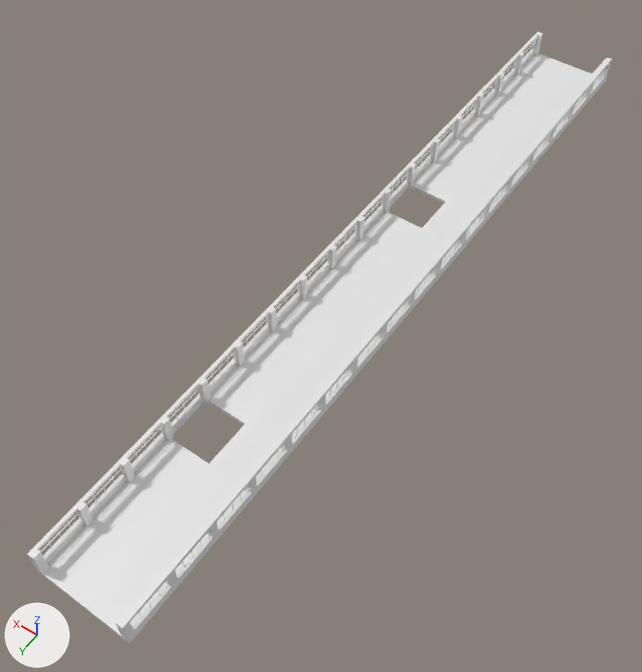
The OBJ model models/koyo/3dMap_north_3F.obj: old version first, new version second.
Both versions are drawn from a 50 mm lens placed at (-50.6, 48.2, 80.9), pointed at (-16.8, 0.8, 6.4). Lighting does not change. The marker at lower left points along +X, +Y and +Z. Where no turn or scale is listed for an object, it has been applied to the vertices.

The first picture shows 'floor_S_3F_Cube.013', 'overWindow_S_3F-2_立方体.104', 'overWindow_S_3F_立方体.100', 'pillar_S_3F_立方体.101', 'underWindow_S_3F-2_立方体.103', 'underWindow_S_3F_立方体.102', 'window_S_3F_立方体.097'.
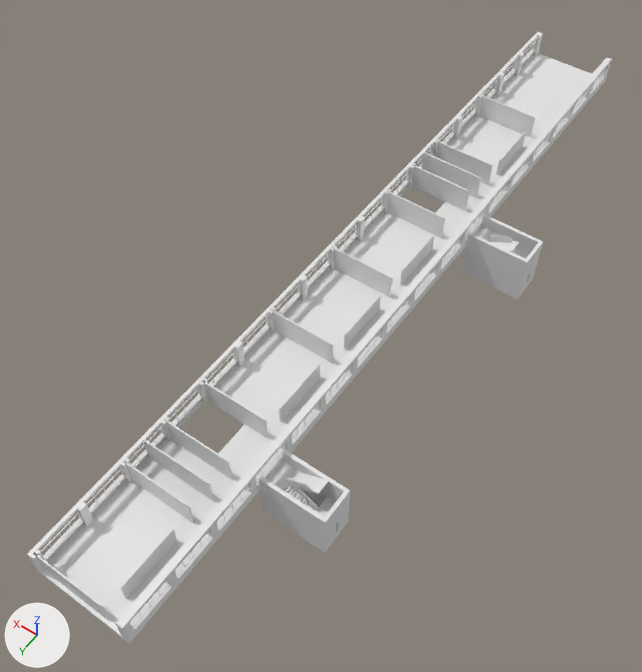
Changed parts and their boxes (x1, y1, x2, y2) in the pictures (642 x 672 px):
'Str_W_S_3F_立方体.065', added: after (259, 215, 543, 553)
'Str_S_3F_立方体.028', added: after (267, 226, 521, 517)
'wall_2C~2B.001_立方体.115', added: after (332, 246, 393, 297)
'wall_2B~Str3F2.001_立方体.114', added: after (387, 191, 445, 238)
'wall_Str3F2~W3F2.001_立方体.127', added: after (412, 165, 470, 211)
'wall_2D~2C.001_立方体.117', added: after (271, 309, 333, 363)
'wall_2A~Out.001_立方体.107', added: after (479, 95, 535, 137)
'wall_Str3F1~2D.001_立方体.126', added: after (202, 380, 268, 438)
'wall_W3F2~Home.001_立方体.130', added: after (422, 152, 481, 198)
'wall_Lang1~W3F1.001_立方体.124', added: after (144, 439, 213, 500)
'wall_W3F1~Str3F1.001_立方体.129', added: after (165, 420, 232, 479)
'wall_Home~2A.001_立方体.120', added: after (436, 140, 493, 185)
'wall_JpHis~JpHis.001_立方体.121', added: after (120, 528, 177, 598)
'wall_JpHis~Lang1.001_立方体.122', added: after (125, 461, 194, 523)
'wall_Out~JpHis.001_立方体.125', added: after (34, 552, 109, 620)
'wall_2D~2D.001_立方体.119', added: after (279, 363, 320, 422)
'wall_2C~2C.001_立方体.116', added: after (343, 295, 381, 349)
'wall_2B~2B.001_立方体.112', added: after (400, 234, 434, 284)
'wall_2A~2A.001_立方体.106', added: after (496, 131, 526, 175)

The change, as a list of edits to the scene's bpy script:
```text
Add me_wall_jphis_lang1_001_立方体_122:
    me_wall_jphis_lang1_001_立方体_122.from_pydata([(-21.38, 26.32, 10.12), (-21.38, 26.33, 13.12), (-13.88, 26.32, 10.12), (-13.88, 26.33, 13.12), (-21.38, 26.18, 10.12), (-21.38, 26.18, 13.12), (-13.88, 26.18, 10.12), (-13.88, 26.18, 13.12)], [], [(0, 1, 3, 2), (2, 3, 7, 6), (6, 7, 5, 4), (4, 5, 1, 0), (2, 6, 4, 0), (7, 3, 1, 5)])
Add me_wall_home_2a_001_立方体_120:
    me_wall_home_2a_001_立方体_120.from_pydata([(-21.38, -26.18, 10.13), (-21.38, -26.17, 13.13), (-13.88, -26.18, 10.13), (-13.88, -26.17, 13.13), (-21.38, -26.32, 10.13), (-21.38, -26.32, 13.13), (-13.88, -26.32, 10.13), (-13.88, -26.32, 13.13)], [], [(0, 1, 3, 2), (2, 3, 7, 6), (6, 7, 5, 4), (4, 5, 1, 0), (2, 6, 4, 0), (7, 3, 1, 5)])
Add ob_wall_w3f2_home_001_立方体_130:
    ob_wall_w3f2_home_001_立方体_130 = bpy.data.objects.new('wall_W3F2~Home.001_立方体.130', me_wall_w3f2_home_001_立方体_130)  # a box spanning x -21.38..-13.88, y -23.7..-23.55, z 10.13..13.13
    ob_wall_w3f2_home_001_立方体_130.location = (0.0, 0.0, 0.0)
Add ob_wall_w3f1_str3f1_001_立方体_129:
    ob_wall_w3f1_str3f1_001_立方体_129 = bpy.data.objects.new('wall_W3F1~Str3F1.001_立方体.129', me_wall_w3f1_str3f1_001_立方体_129)  # a box spanning x -21.38..-13.88, y 20.92..21.08, z 10.12..13.12
    ob_wall_w3f1_str3f1_001_立方体_129.location = (0.0, 0.0, 0.0)
Add ob_wall_str3f2_w3f2_001_立方体_127:
    ob_wall_str3f2_w3f2_001_立方体_127 = bpy.data.objects.new('wall_Str3F2~W3F2.001_立方体.127', me_wall_str3f2_w3f2_001_立方体_127)  # a box spanning x -21.38..-13.88, y -21.08..-20.92, z 10.13..13.13
    ob_wall_str3f2_w3f2_001_立方体_127.location = (0.0, 0.0, 0.0)
Add ob_wall_str3f1_2d_001_立方体_126:
    ob_wall_str3f1_2d_001_立方体_126 = bpy.data.objects.new('wall_Str3F1~2D.001_立方体.126', me_wall_str3f1_2d_001_立方体_126)  # a box spanning x -21.38..-13.88, y 15.68..15.83, z 10.12..13.12
    ob_wall_str3f1_2d_001_立方体_126.location = (0.0, 0.0, 0.0)
Add ob_wall_out_jphis_001_立方体_125:
    ob_wall_out_jphis_001_立方体_125 = bpy.data.objects.new('wall_Out~JpHis.001_立方体.125', me_wall_out_jphis_001_立方体_125)  # a box spanning x -21.38..-13.88, y 36.68..36.82, z 10.12..13.12
    ob_wall_out_jphis_001_立方体_125.location = (0.0, 0.0, 0.0)
Add ob_wall_lang1_w3f1_001_立方体_124:
    ob_wall_lang1_w3f1_001_立方体_124 = bpy.data.objects.new('wall_Lang1~W3F1.001_立方体.124', me_wall_lang1_w3f1_001_立方体_124)  # a box spanning x -21.38..-13.88, y 23.55..23.7, z 10.12..13.12
    ob_wall_lang1_w3f1_001_立方体_124.location = (0.0, 0.0, 0.0)
Add ob_wall_jphis_lang1_001_立方体_122:
    ob_wall_jphis_lang1_001_立方体_122 = bpy.data.objects.new('wall_JpHis~Lang1.001_立方体.122', me_wall_jphis_lang1_001_立方体_122)
    ob_wall_jphis_lang1_001_立方体_122.location = (0.0, 0.0, 0.0)
Add ob_wall_jphis_jphis_001_立方体_121:
    ob_wall_jphis_jphis_001_立方体_121 = bpy.data.objects.new('wall_JpHis~JpHis.001_立方体.121', me_wall_jphis_jphis_001_立方体_121)  # a box spanning x -21.38..-21.22, y 28.35..34.65, z 10.12..12.37
    ob_wall_jphis_jphis_001_立方体_121.location = (0.0, 0.0, 0.0)
Add ob_wall_home_2a_001_立方体_120:
    ob_wall_home_2a_001_立方体_120 = bpy.data.objects.new('wall_Home~2A.001_立方体.120', me_wall_home_2a_001_立方体_120)
    ob_wall_home_2a_001_立方体_120.location = (0.0, 0.0, 0.0)
Add ob_wall_2d_2d_001_立方体_119:
    ob_wall_2d_2d_001_立方体_119 = bpy.data.objects.new('wall_2D~2D.001_立方体.119', me_wall_2d_2d_001_立方体_119)  # a box spanning x -21.38..-21.22, y 7.35..13.65, z 10.11..12.36
    ob_wall_2d_2d_001_立方体_119.location = (0.0, 0.0, 0.0)
Add ob_wall_2d_2c_001_立方体_117:
    ob_wall_2d_2c_001_立方体_117 = bpy.data.objects.new('wall_2D~2C.001_立方体.117', me_wall_2d_2c_001_立方体_117)  # a box spanning x -21.38..-13.88, y 5.18..5.33, z 10.12..13.12
    ob_wall_2d_2c_001_立方体_117.location = (0.0, 0.0, 0.0)
Add ob_wall_2c_2c_001_立方体_116:
    ob_wall_2c_2c_001_立方体_116 = bpy.data.objects.new('wall_2C~2C.001_立方体.116', me_wall_2c_2c_001_立方体_116)  # a box spanning x -21.38..-21.22, y -3.15..3.15, z 10.11..12.36
    ob_wall_2c_2c_001_立方体_116.location = (0.0, 0.0, 0.0)
Add ob_wall_2c_2b_001_立方体_115:
    ob_wall_2c_2b_001_立方体_115 = bpy.data.objects.new('wall_2C~2B.001_立方体.115', me_wall_2c_2b_001_立方体_115)  # a box spanning x -21.38..-13.88, y -5.32..-5.17, z 10.12..13.12
    ob_wall_2c_2b_001_立方体_115.location = (0.0, 0.0, 0.0)
Add ob_wall_2b_str3f2_001_立方体_114:
    ob_wall_2b_str3f2_001_立方体_114 = bpy.data.objects.new('wall_2B~Str3F2.001_立方体.114', me_wall_2b_str3f2_001_立方体_114)  # a box spanning x -21.38..-13.88, y -15.82..-15.67, z 10.13..13.13
    ob_wall_2b_str3f2_001_立方体_114.location = (0.0, 0.0, 0.0)
Add ob_wall_2b_2b_001_立方体_112:
    ob_wall_2b_2b_001_立方体_112 = bpy.data.objects.new('wall_2B~2B.001_立方体.112', me_wall_2b_2b_001_立方体_112)  # a box spanning x -21.38..-21.22, y -13.65..-7.35, z 10.11..12.36
    ob_wall_2b_2b_001_立方体_112.location = (0.0, 0.0, 0.0)
Add ob_wall_2a_out_001_立方体_107:
    ob_wall_2a_out_001_立方体_107 = bpy.data.objects.new('wall_2A~Out.001_立方体.107', me_wall_2a_out_001_立方体_107)  # a box spanning x -21.38..-13.88, y -36.82..-36.68, z 10.13..13.13
    ob_wall_2a_out_001_立方体_107.location = (0.0, 0.0, 0.0)
Add ob_wall_2a_2a_001_立方体_106:
    ob_wall_2a_2a_001_立方体_106 = bpy.data.objects.new('wall_2A~2A.001_立方体.106', me_wall_2a_2a_001_立方体_106)  # a box spanning x -21.38..-21.22, y -34.65..-28.35, z 10.13..12.38
    ob_wall_2a_2a_001_立方体_106.location = (0.0, 0.0, 0.0)
Add ob_str_w_s_3f_立方体_065:
    ob_str_w_s_3f_立方体_065 = bpy.data.objects.new('Str_W_S_3F_立方体.065', me_str_w_s_3f_立方体_065)  # 64 vertices, 56 faces; spans x -31.1..-24.0, y -20.2..20.2, z 5.6..11.6
    ob_str_w_s_3f_立方体_065.location = (0.0, 0.0, 0.0)
Add ob_str_s_3f_立方体_028:
    ob_str_s_3f_立方体_028 = bpy.data.objects.new('Str_S_3F_立方体.028', me_str_s_3f_立方体_028)  # 282 vertices, 158 faces; spans x -30.8..-24.0, y -19.9..19.9, z 8.2..12.1
    ob_str_s_3f_立方体_028.location = (0.0, 0.0, 0.0)
```
